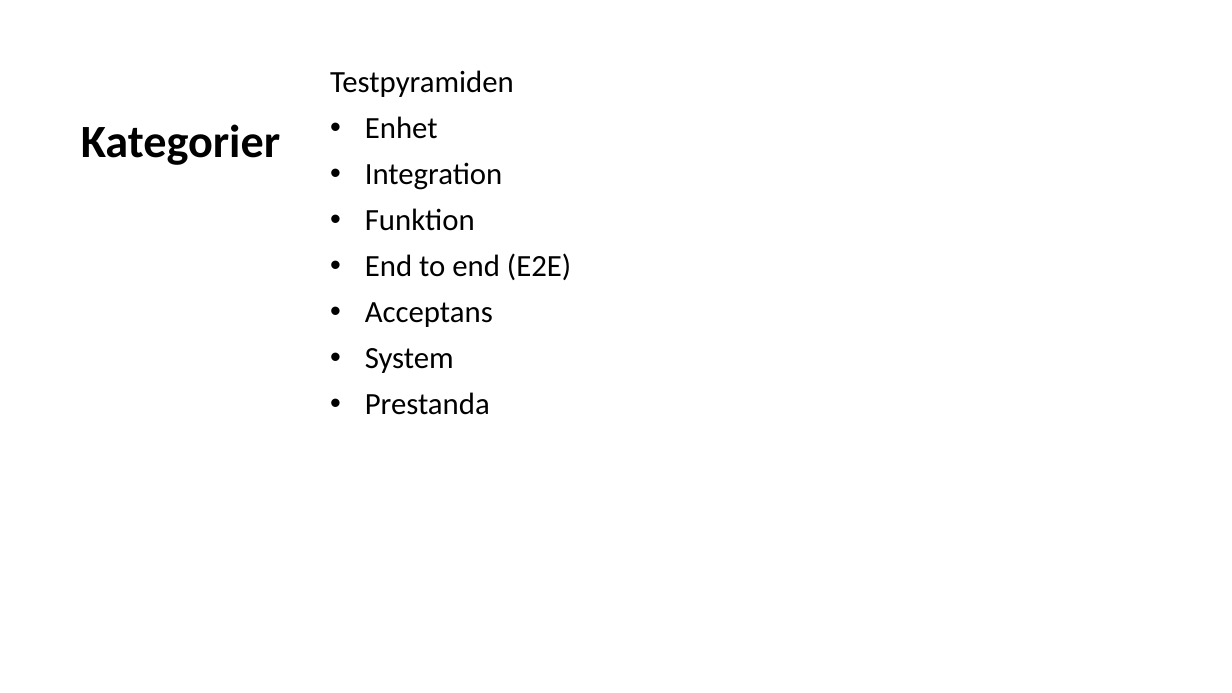
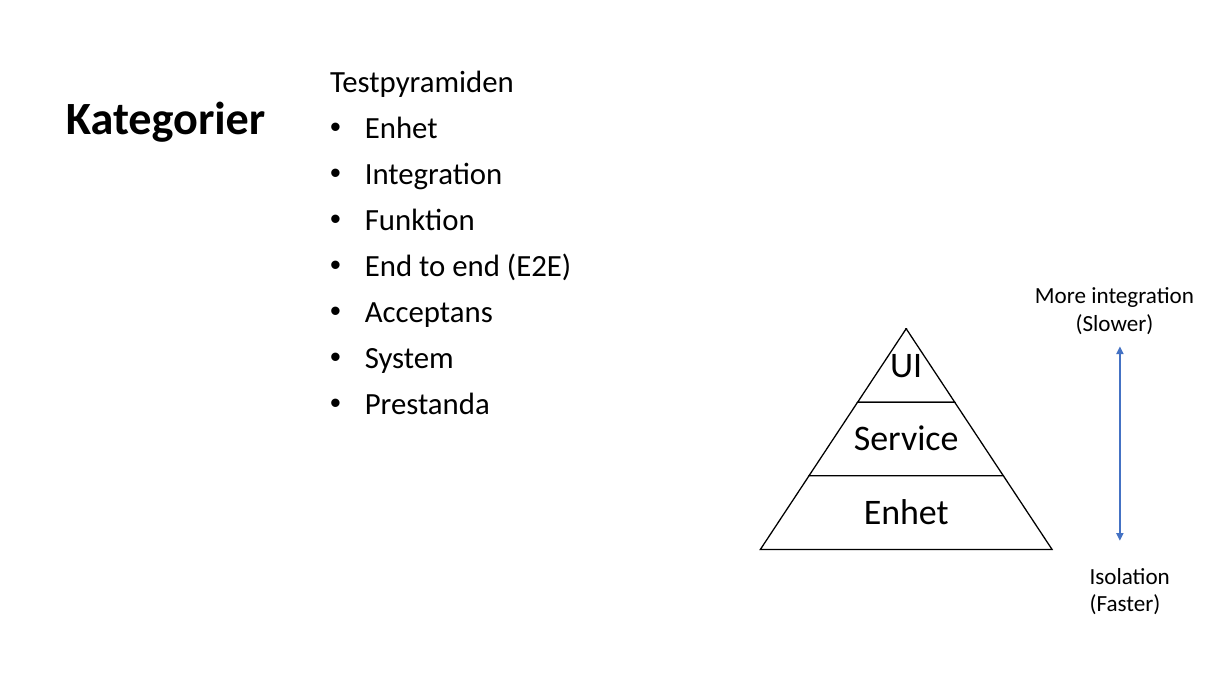
Before and after one commit to Omegapoint/tdd-lab, a slide deck: slide 16 of TDD-Presentation.pptx. Drawn at 1232x693 pixels with LibreOffice and Linux fonts; fonts in the diff are those of the drawing. Boxes give left, top, right and bottom in pixels: in the first picture for what was removed or moved away, otherwise in the second. Text is boxed around its words. In the diff, an @@ line names an element or a change of style, - is before the commit and + after.

```diff
--- a/TDD-Presentation.pptx
+++ b/TDD-Presentation.pptx
@@ title "Kategorier" moved from (x1=81, y1=124, x2=280, y2=165) to (x1=66, y1=101, x2=265, y2=142) @@
@@ text added at (x1=1035, y1=287, x2=1194, y2=334), 18 pt, text #000000 @@
+More integration
+(Slower)
@@ double arrow added from (1120, 347) to (1120, 541), #4472C4 1.75 pt @@
@@ group added at (x1=761, y1=329, x2=1053, y2=550): 3 trapezoids, 3 texts @@
+UI
+Service
+Enhet
@@ text added at (x1=1090, y1=568, x2=1170, y2=614), 18 pt, text #000000 @@
+Isolation
+(Faster)
```
Also in this commit, not shown: 1 other slide changed.
